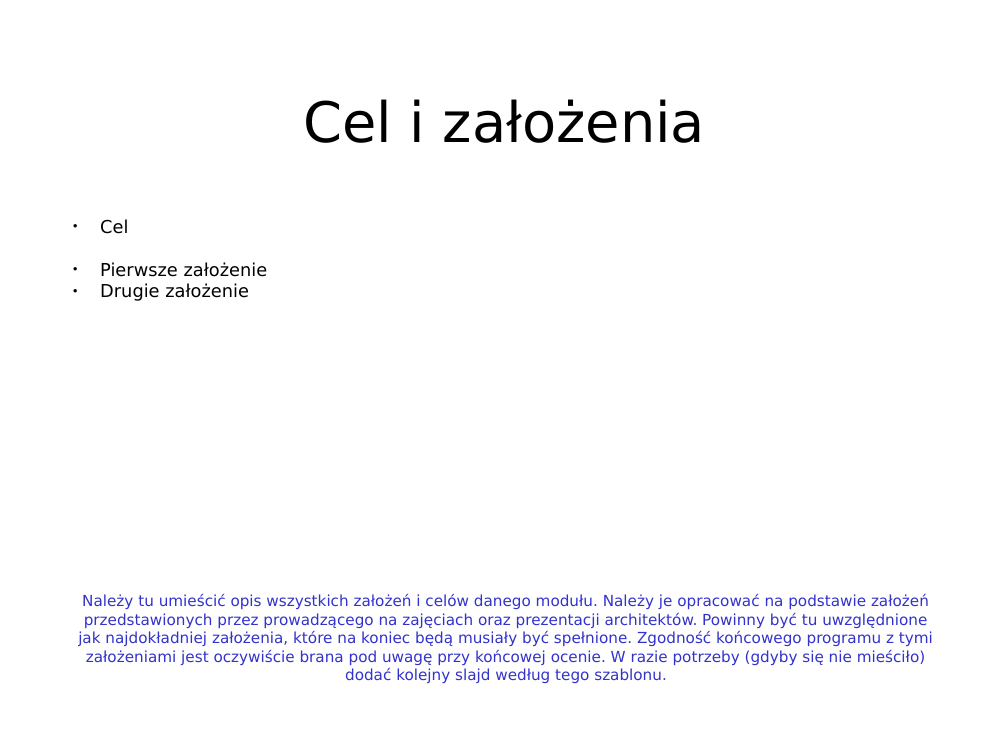
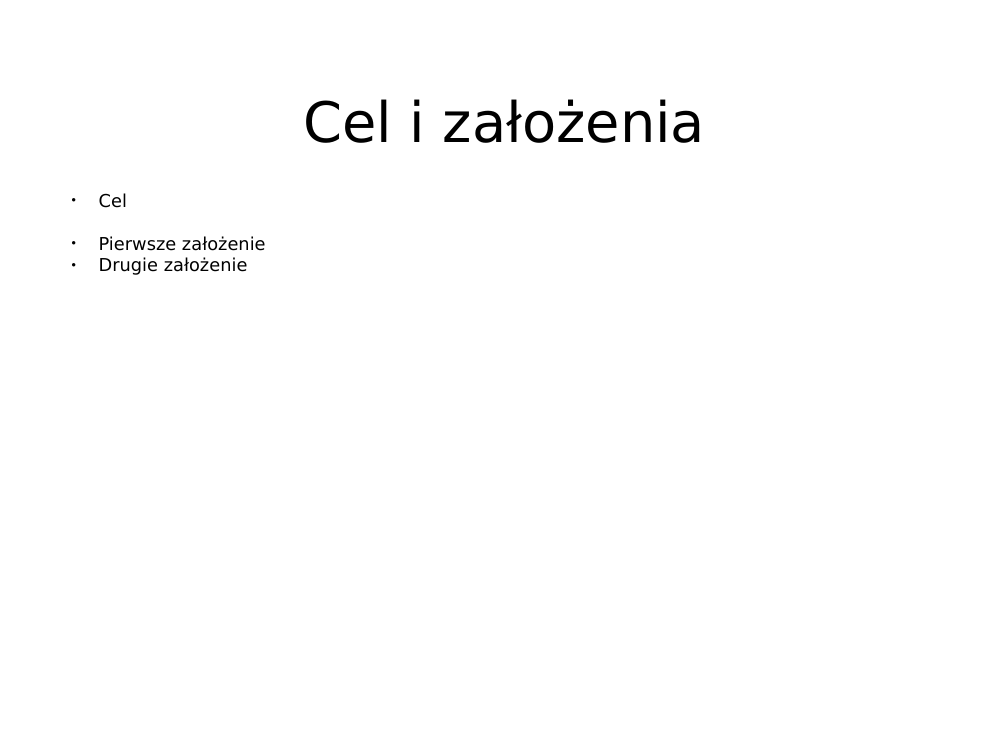
Before and after one commit to Informatyka-Stosowana-Chopy/Inzynieria-oprogramowania, a slide deck: slide 2 of front-end/szablon_proj_prez.ppt. Drawn at 1008x756 pixels with LibreOffice and Linux fonts; fonts in the diff are those of the drawing. Boxes give left, top, right and bottom in pixels: in the first picture for what was removed or moved away, otherwise in the second. Text is boxed around its words. In the diff, an @@ line names an element or a change of style, - is before the commit and + after.

```diff
--- a/front-end/szablon_proj_prez.ppt
+++ b/front-end/szablon_proj_prez.ppt
@@ text "Cel": place and size @@
-text "Cel" at bbox=[100, 219, 268, 301]
+text "Cel" at bbox=[99, 193, 266, 275]
@@ text removed at bbox=[78, 593, 933, 683] @@
-Należy tu umieścić opis wszystkich założeń i celów danego modułu. Należy je opracować na podstawie założeń przedstawionych przez prowadzącego na zajęciach oraz prezentacji architektów. Powinny być tu uwzględnione jak najdokładniej założenia, które na koniec będą musiały być spełnione. Zgodność końcowego programu z tymi założeniami jest oczywiście brana pod uwagę przy końcowej ocenie. W razie potrzeby (gdyby się nie mieściło) dodać kolejny slajd według tego szablonu.
```
Also in this commit, not shown: 2 other slides changed, 3 slides added, 2 slides removed.
